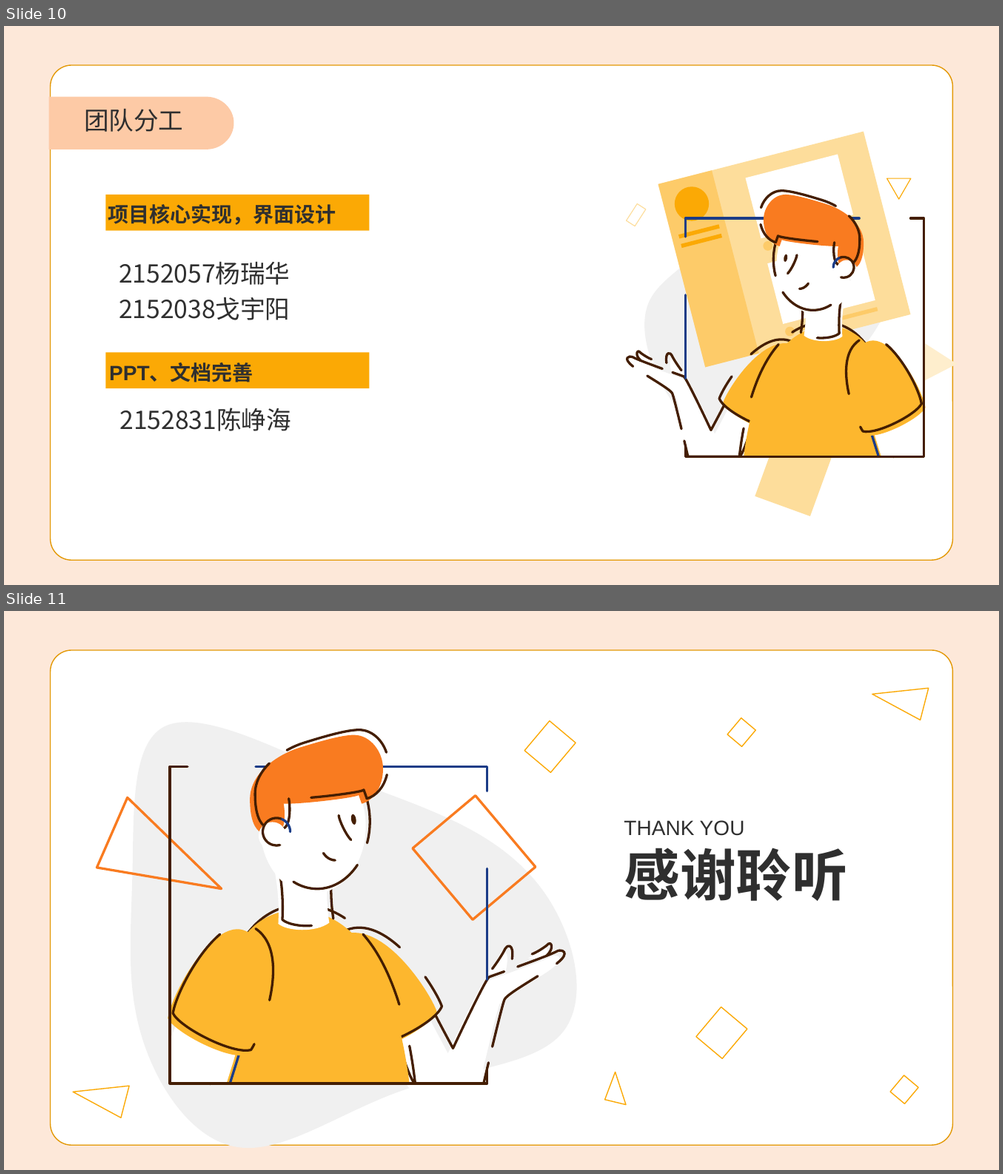
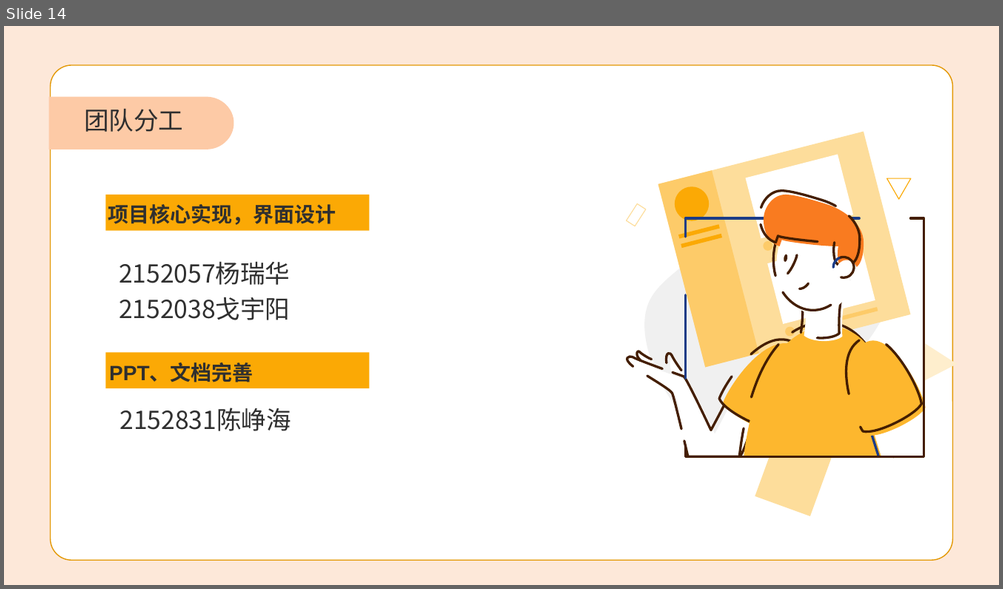
Before and after one commit to luxingzhi27/hci_final_project_hand_gesture_recognition, a slide deck: 一个基于手势识别的图像浏览器.pptx. Shown one above the other, each under a label of ours: slides 10 and 11 before the commit, slide 14 after it. The pictures are 1003x1174 and 1003x589 pixels, drawn with LibreOffice and Linux fonts; fonts in the diff are those of the drawing; background and template pictures are left out. Boxes give left, top, right and bottom in pixels: in the first picture for what was removed or moved away, otherwise in the second. Text is boxed around its words. In the diff, an @@ line names an element or a change of style, - is before the commit and + after.

```diff
--- a/一个基于手势识别的图像浏览器.pptx
+++ b/一个基于手势识别的图像浏览器.pptx
@@ slide 11 removed at [4, 611, 999, 1170], background #F97B20 at 17% opacity; not listed: 1 template element that a slide beside it also shows @@
@@ freeform shape removed at [872, 663, 939, 727] @@
@@ freeform shape removed at [524, 721, 576, 772] @@
@@ freeform shape removed at [728, 718, 756, 746] @@
@@ group removed at [96, 722, 576, 1148]: 40 freeform shapes @@
@@ text removed at [623, 820, 745, 836] @@
-THANK YOU
@@ text removed at [623, 848, 847, 901] @@
-感谢聆听
@@ freeform shape removed at [696, 1008, 748, 1059] @@
@@ freeform shape removed at [73, 1061, 139, 1125] @@
@@ freeform shape removed at [599, 1073, 637, 1112] @@
@@ freeform shape removed at [890, 1075, 919, 1104] @@
@@ what was slide 10 is now slide 14 @@
```
Also in this commit, not shown: 2 slides changed, 6 slides added, 1 other slide removed.
